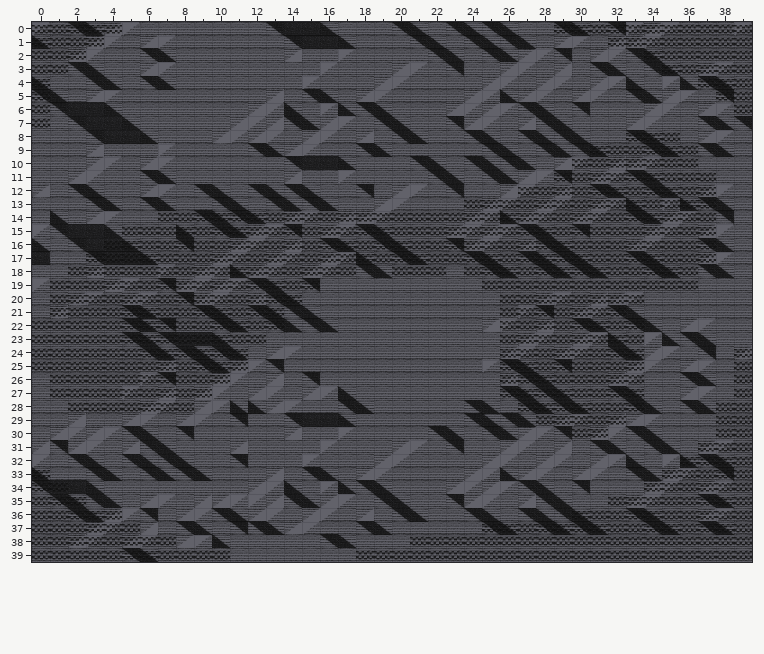
Tiled map (JSON): prototypes/test/2.tmj. Above, as it was before the edit.
Cells are 40x30 px. Shown: x 0..39, y 0..39.
After:
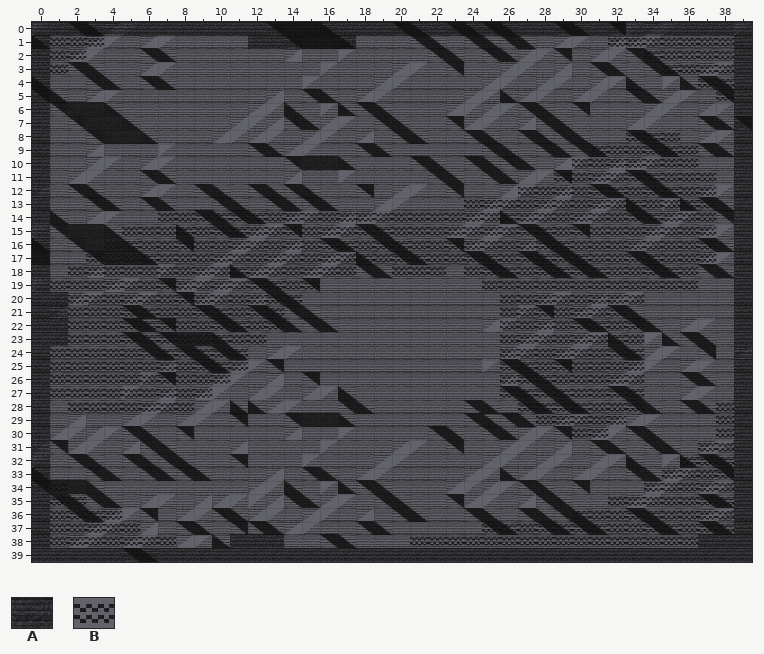
Key: from "static-tiles": A 177, B 388.
_ is an empty cell.
See-through tiles are keyed as they look on the map.
Changes in this commit:
{"where": "layer \"wildcards\""}
{"y":0,"x":0,"old":"BBBBB_________","new":"AAAAAAAAAAAAAA"}
{"y":0,"x":16,"old":"_____________BBBBBBBBBBB","new":"AAAAAAAAAAAAAAAAAAAAAAAA"}
{"y":1,"x":0,"old":"B","new":"A"}
{"y":1,"x":12,"old":"___","new":"AAA"}
{"y":1,"x":17,"old":"_","new":"A"}
{"y":1,"x":39,"old":"B","new":"A"}
{"y":2,"x":0,"old":"B","new":"A"}
{"y":2,"x":39,"old":"B","new":"A"}
{"y":3,"x":0,"old":"B","new":"A"}
{"y":3,"x":39,"old":"B","new":"A"}
{"y":4,"x":0,"old":"B","new":"A"}
{"y":4,"x":39,"old":"B","new":"A"}
{"y":5,"x":0,"old":"B","new":"A"}
{"y":5,"x":39,"old":"B","new":"A"}
{"y":6,"x":0,"old":"B","new":"A"}
{"y":6,"x":39,"old":"B","new":"A"}
{"y":7,"x":0,"old":"B","new":"A"}
{"y":7,"x":39,"old":"_","new":"A"}
{"y":8,"x":0,"old":"_","new":"A"}
{"y":8,"x":39,"old":"_","new":"A"}
{"y":9,"x":0,"old":"_","new":"A"}
{"y":9,"x":39,"old":"_","new":"A"}
{"y":10,"x":0,"old":"_","new":"A"}
{"y":10,"x":39,"old":"_","new":"A"}
{"y":11,"x":0,"old":"_","new":"A"}
{"y":11,"x":39,"old":"_","new":"A"}
{"y":12,"x":0,"old":"_","new":"A"}
{"y":12,"x":39,"old":"_","new":"A"}
{"y":13,"x":0,"old":"_","new":"A"}
{"y":13,"x":39,"old":"_","new":"A"}
{"y":14,"x":0,"old":"_","new":"A"}
{"y":14,"x":39,"old":"_","new":"A"}
{"y":15,"x":0,"old":"_","new":"A"}
{"y":15,"x":39,"old":"_","new":"A"}
{"y":16,"x":0,"old":"_","new":"A"}
{"y":16,"x":39,"old":"_","new":"A"}
{"y":17,"x":39,"old":"_","new":"A"}
{"y":18,"x":0,"old":"_","new":"A"}
{"y":18,"x":39,"old":"_","new":"A"}
{"y":19,"x":0,"old":"_","new":"A"}
{"y":19,"x":39,"old":"_","new":"A"}
{"y":20,"x":0,"old":"_B","new":"AA"}
{"y":20,"x":39,"old":"_","new":"A"}
{"y":21,"x":0,"old":"_B","new":"AA"}
{"y":21,"x":39,"old":"_","new":"A"}
{"y":22,"x":0,"old":"BB","new":"AA"}
{"y":22,"x":39,"old":"_","new":"A"}
{"y":23,"x":0,"old":"BB","new":"AA"}
{"y":23,"x":39,"old":"_","new":"A"}
{"y":24,"x":0,"old":"B","new":"A"}
{"y":24,"x":39,"old":"B","new":"A"}
{"y":25,"x":0,"old":"B","new":"A"}
{"y":25,"x":39,"old":"B","new":"A"}
{"y":26,"x":0,"old":"_","new":"A"}
{"y":26,"x":39,"old":"B","new":"A"}
{"y":27,"x":0,"old":"_","new":"A"}
{"y":27,"x":39,"old":"B","new":"A"}
{"y":28,"x":0,"old":"_","new":"A"}
{"y":28,"x":39,"old":"B","new":"A"}
{"y":29,"x":0,"old":"_","new":"A"}
{"y":29,"x":39,"old":"B","new":"A"}
{"y":30,"x":0,"old":"_","new":"A"}
{"y":30,"x":39,"old":"B","new":"A"}
{"y":31,"x":0,"old":"_","new":"A"}
{"y":31,"x":39,"old":"B","new":"A"}
{"y":32,"x":0,"old":"_","new":"A"}
{"y":32,"x":39,"old":"B","new":"A"}
{"y":33,"x":0,"old":"B","new":"A"}
{"y":33,"x":39,"old":"B","new":"A"}
{"y":34,"x":0,"old":"B","new":"A"}
{"y":34,"x":39,"old":"B","new":"A"}
{"y":35,"x":0,"old":"B","new":"A"}
{"y":35,"x":39,"old":"B","new":"A"}
{"y":36,"x":0,"old":"B","new":"A"}
{"y":36,"x":39,"old":"B","new":"A"}
{"y":37,"x":0,"old":"B","new":"A"}
{"y":37,"x":39,"old":"B","new":"A"}
{"y":38,"x":0,"old":"B","new":"A"}
{"y":38,"x":11,"old":"___","new":"AAA"}
{"y":38,"x":37,"old":"BBB","new":"AAA"}
{"y":39,"x":0,"old":"BBBBBBBBBBB_______BBBBBBBBBBBBBBBBBBBBBB","new":"AAAAAAAAAAAAAAAAAAAAAAAAAAAAAAAAAAAAAAAA"}
